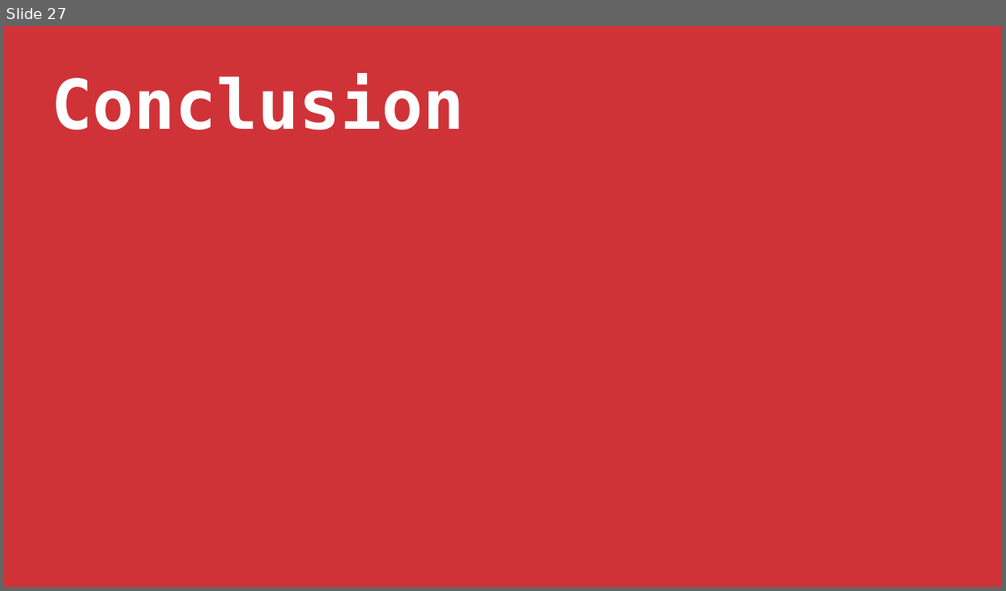
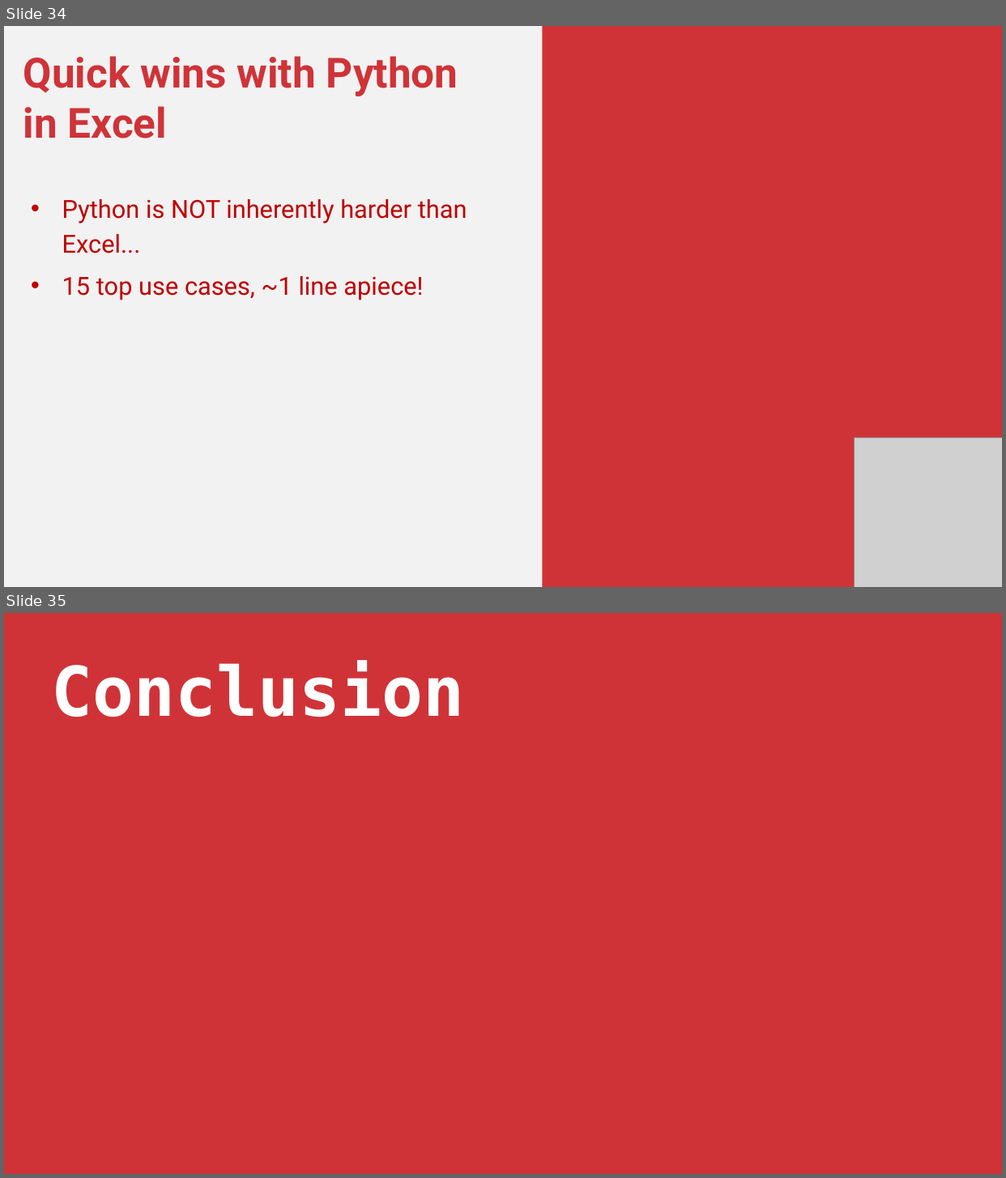
Before and after one commit to stringfestdata/global-excel-summit-python-in-excel-2025, a slide deck: python-in-excel-for-enhanced-data-analytics.pptx. Shown one above the other, each under a label of ours: slide 27 before the commit, slides 34 and 35 after it. The pictures are 1006x591 and 1006x1178 pixels, drawn with LibreOffice and Linux fonts; fonts in the diff are those of the drawing; grey boxes stand for pictures. Boxes give left, top, right and bottom in pixels: in the first picture for what was removed or moved away, otherwise in the second. Text is boxed around its words. In the diff, an @@ line names an element or a change of style, - is before the commit and + after.

```diff
--- a/python-in-excel-for-enhanced-data-analytics.pptx
+++ b/python-in-excel-for-enhanced-data-analytics.pptx
@@ slide 34 added at box(4, 26, 1002, 587), background #F2F2F2 @@
@@ rectangle added at box(542, 26, 1002, 587), fill #CF3338 @@
@@ text added at box(23, 56, 467, 301), 36 pt, text #C00000 @@
+Quick wins with Python in Excel
+• Python is NOT inherently harder than Excel...
+• 15 top use cases, ~1 line apiece!
@@ picture added at box(854, 437, 1002, 587) @@
@@ what was slide 27 is now slide 35 @@
```
Also in this commit, not shown: 1 slide changed, 8 other slides added, 42 other files.
